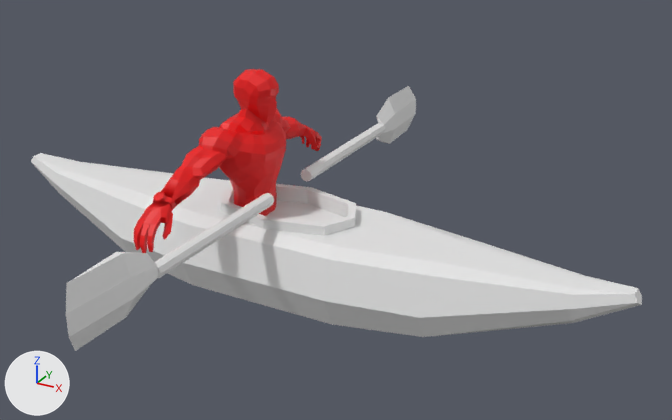
The FBX model Assets/Assets/kayak.fbx as it was, and as the next commit left it.
Camera for both pictures: a 50 mm lens placed at (2.57, -4.11, 2.65), pointed at (0.25, 0.11, 0.54). Lighting does not change. The marker at lower left points along +X, +Y and +Z. Where no turn or scale is listed for an object, it has been applied to the vertices.

The older version as bpy lines, for what is in view:
```python
me_kayak = bpy.data.meshes.new('Kayak')
me_kayak.from_pydata(...)  # 154 vertices, 149 faces; spans x -1.97..1.97, y -0.4..0.4, z 0.0..0.58
me_paddle_001 = bpy.data.meshes.new('Paddle.001')
me_paddle_001.from_pydata(...)  # 33 vertices, 27 faces; spans x -0.05..0.04, y 0.0..1.53, z -0.17..0.16
me_plane_000 = bpy.data.meshes.new('Plane.000')
me_plane_000.from_pydata(...)  # 957 vertices, 952 faces; spans x -0.41..-0.05, y -0.89..0.87, z -0.15..1.32
me_plane_000.materials.append(mat_material)  # red #e70002
ob_char = bpy.data.objects.new('Char', me_plane_000)
ob_char.location = (0.0, 0.0, 0.0)
ob_kayak = bpy.data.objects.new('Kayak', me_kayak)
ob_kayak.location = (0.0, 0.0, 0.0)
ob_paddleleft = bpy.data.objects.new('PaddleLeft', me_paddle_001)
ob_paddleleft.location = (0.0, 0.2, 0.674)
# also in view: 'PaddleRight' at (-0.01, -0.97, 0.68)
```
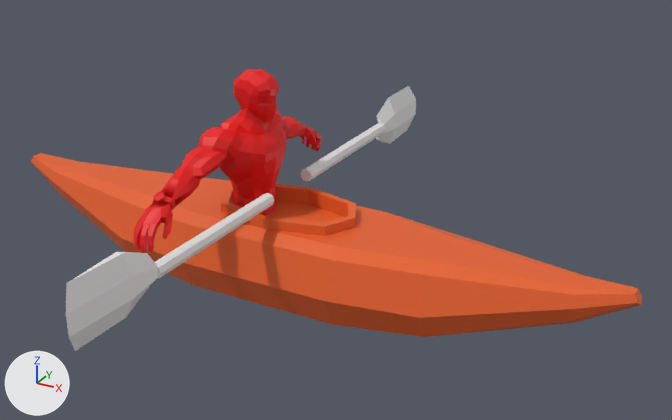
What differs and where, as boxes [x1, y1, x2, y2] in the pictures (672 x 420 px):
```json
{"object": "Kayak", "change": "recoloured", "before": [31, 153, 642, 337], "after": [31, 153, 642, 337], "on screen": "white to orange"}
```

Edits to the scene script, one JSON object a line:
```json
{"op": "add", "block": "mat_material_001", "code": ["mat_material_001 = principled_material('Material.001')", "mat_material_001.base_color = (0.8, 0.119, 0.0213)  # orange #e76128"]}
{"block": "me_kayak", "where": "me_kayak.from_pydata(...)  # 154 vertices, 149 faces; spans x -1.97..1.97, y -0.4..0.4, z 0.0..0.58"}
{"op": "add", "block": "me_kayak", "code": "me_kayak.materials.append(mat_material_001)  # orange #e76128"}
```
